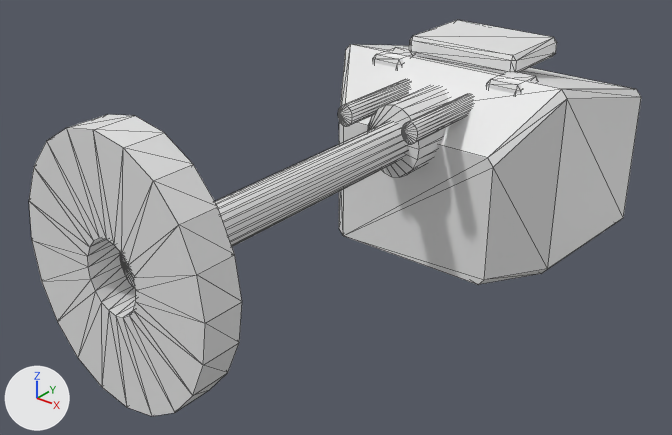
One commit to the glTF model assets/source/units/directorate/sources/combat_support/self_propelled_artillery/turret.gltf: the scene before it, then after it.
Rendered twice from a 50 mm lens placed at (0.782, -1.246, 0.768), pointed at (-0.015, -0.25, 0.15). Every picture has the same lights, and +X, +Y and +Z are marked at lower left. The picture after the commit comes second. Mesh edges are drawn as thin lines. Vertices at exactly the same position are counted once.

Objects in the first picture: 'turret'.
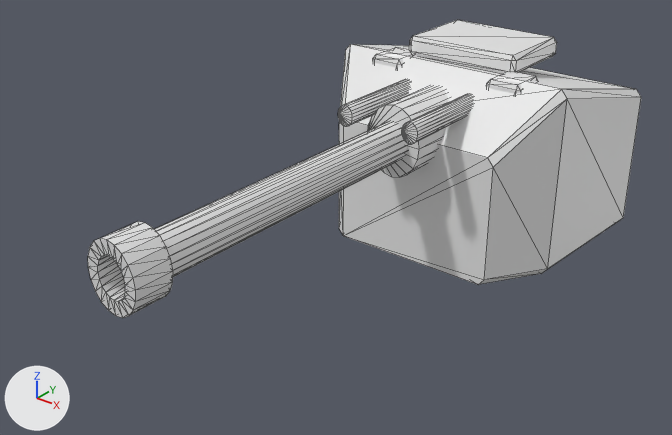
What the commit changed:
me_turret is used by ob_turret; location (0.0, 0.0, 0.0).
me_turret had 336 vertices, 640 faces and spanned x -0.232..0.232, y -0.68..0.285, z 0.009..0.421.
me_turret now has 336 vertices, 640 faces and spans x -0.232..0.232, y -0.68..0.285, z 0.009..0.353.
me_turret part 1: 40 of the vertices in x -0.153..0.153, y -0.68..-0.624, z 0.059..0.421 are scaled about their middle by (0.16, 1, 0.16).

Boxes [x1, y1, x2, y2] around the edits, measured in the pictures (672 x 435 px; the box of a moved part takes in the faces that stretch with it):
'turret', reshaped (10% narrower, 25% shorter)
    before: [29, 20, 641, 416]
    after: [88, 20, 641, 318]
part 1 of me_turret, moved or reshaped
    before: [29, 114, 242, 416]
    after: [88, 238, 136, 318]
